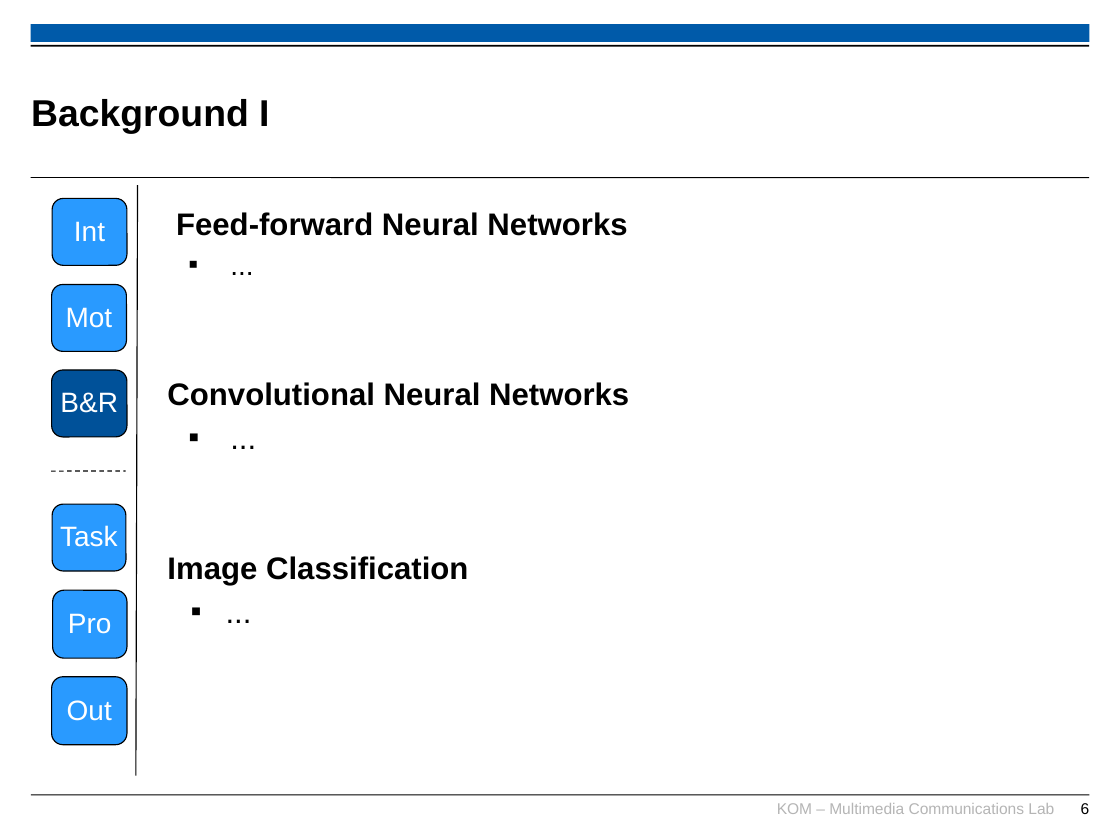
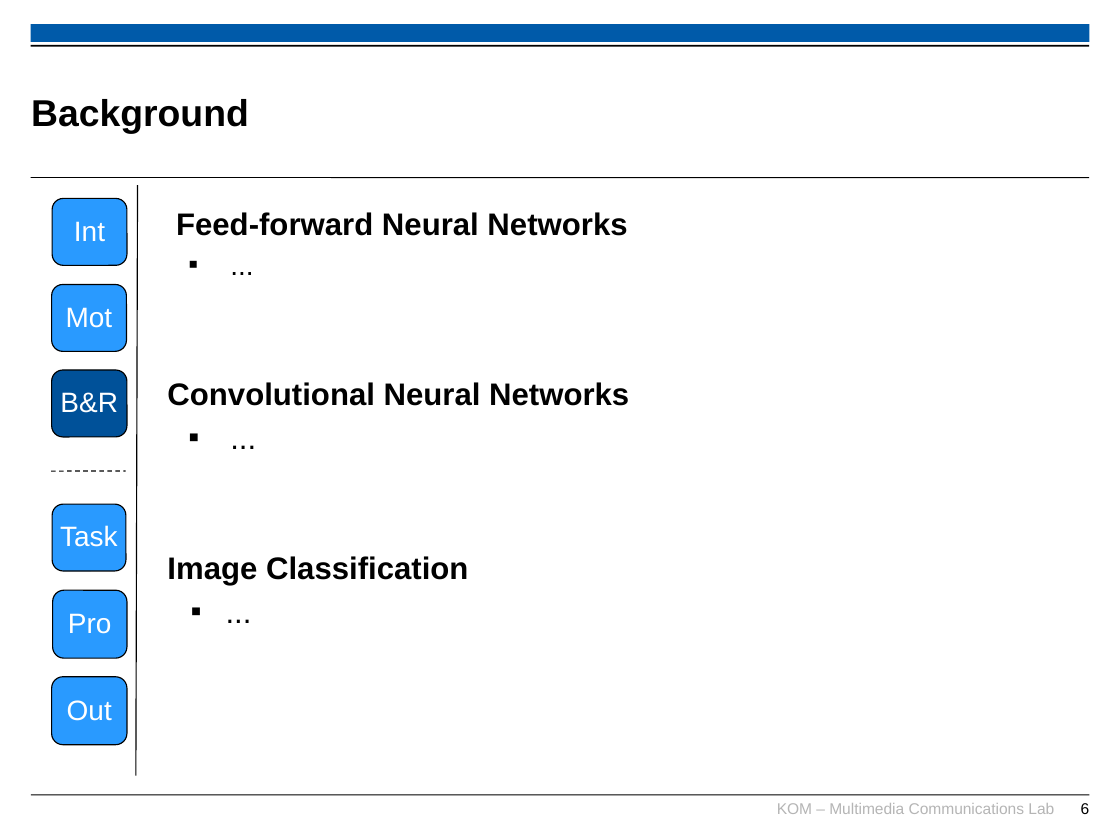
Before and after one commit to TimUnverzagt/Thesis, a slide deck: slide 6 of presentation/intermissionary_presentation.pptx. Drawn at 1120x840 pixels with LibreOffice and Linux fonts; fonts in the diff are those of the drawing; background and template pictures are left out. Boxes give left, top, right and bottom in pixels: in the first picture for what was removed or moved away, otherwise in the second. Text is boxed around its words. In the diff, an @@ line names an element or a change of style, - is before the commit and + after.

Commit message:
Add: Images for chapter "Background" | Upd: Extended presentation

```diff
--- a/presentation/intermissionary_presentation.pptx
+++ b/presentation/intermissionary_presentation.pptx
@@ title at (31,99,249,133): text changed @@
-Background I
+Background
```
Also in this commit, not shown: 3 other slides changed, 14 slides added, 25 other files.
